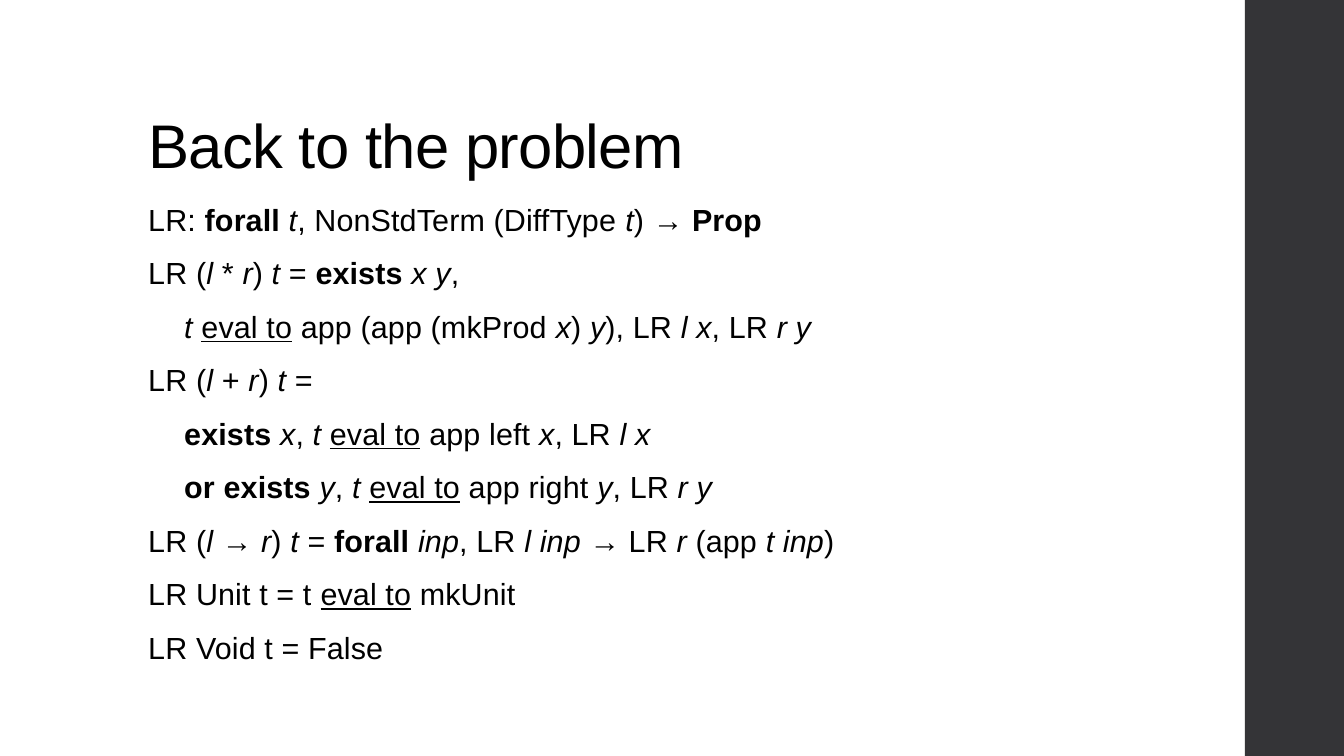
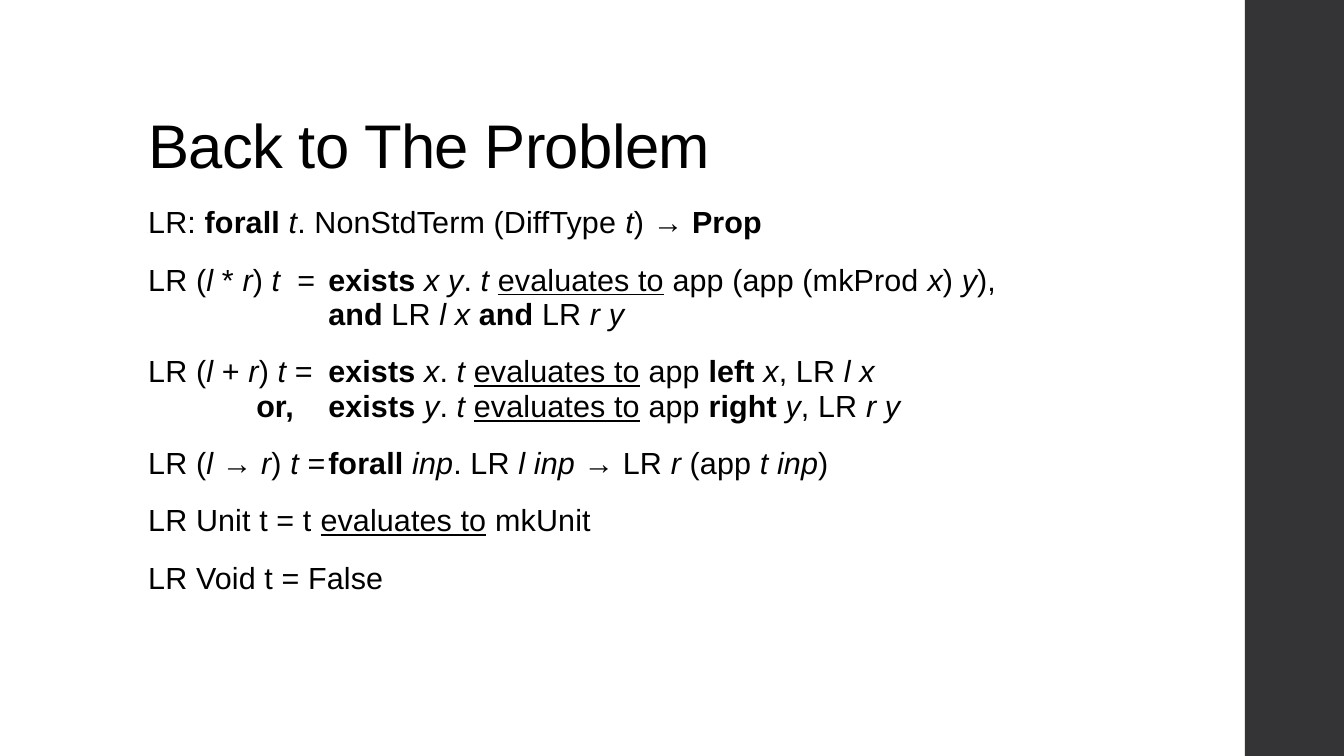
Before and after one commit to ThoughtWorksInc/DeepDarkFantasy, a slide deck: slide 37 of Talk.pptx. Drawn at 1344x756 pixels with LibreOffice and Linux fonts; fonts in the diff are those of the drawing. Boxes give left, top, right and bottom in pixels: in the first picture for what was removed or moved away, otherwise in the second. Text is boxed around its words. In the diff, an @@ line names an element or a change of style, - is before the commit and + after.

```diff
--- a/Talk.pptx
+++ b/Talk.pptx
@@ title at (148, 123, 710, 169): text changed @@
-Back to the problem
+Back to The Problem
@@ text at (148, 211, 996, 536): text changed @@
-LR: forall t, NonStdTerm (DiffType t) → Prop
-LR (l * r) t = exists x y,
-t eval to app (app (mkProd x) y), LR l x, LR r y
-LR (l + r) t =
-exists x, t eval to app left x, LR l x
-or exists y, t eval to app right y, LR r y
-LR (l → r) t = forall inp, LR l inp → LR r (app t inp)
-LR Unit t = t eval to mkUnit
+LR: forall t. NonStdTerm (DiffType t) → Prop
+LR (l * r) t = exists x y. t evaluates to app (app (mkProd x) y),
+and LR l x and LR r y
+LR (l + r) t = exists x. t evaluates to app left x, LR l x
+or, exists y. t evaluates to app right y, LR r y
+LR (l → r) t = forall inp. LR l inp → LR r (app t inp)
+LR Unit t = t evaluates to mkUnit
@@ text at (148, 567, 383, 590): line spacing 0.85 to 0.95 @@
```
Also in this commit, not shown: 38 other slides changed.
